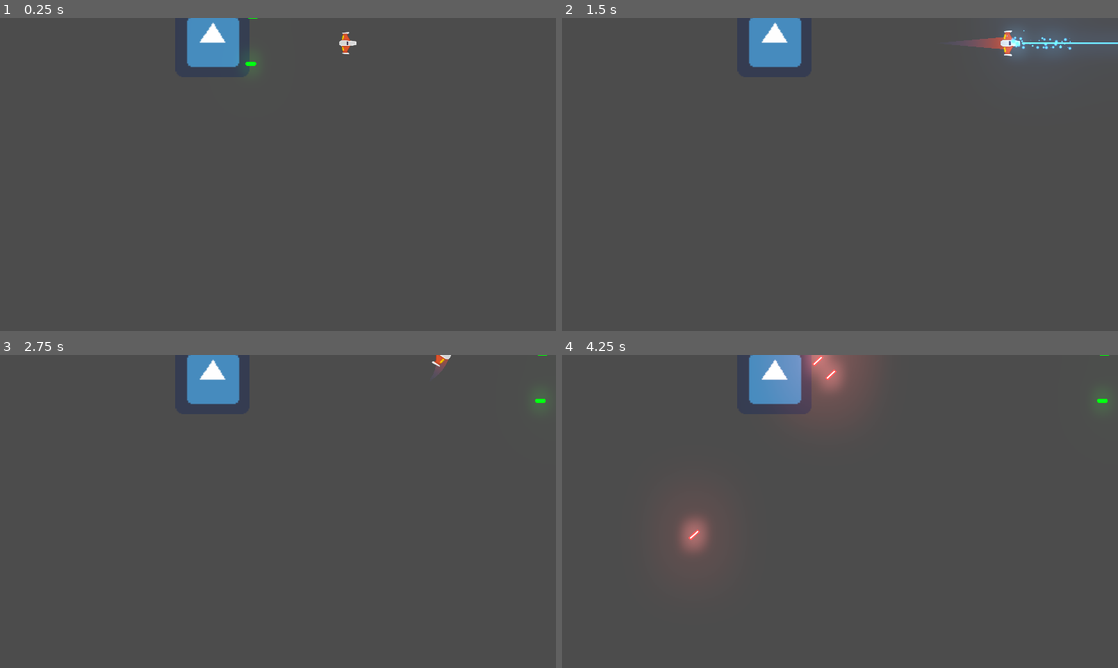
Above: before the commit, frames 1-4 (two rows, left to right).
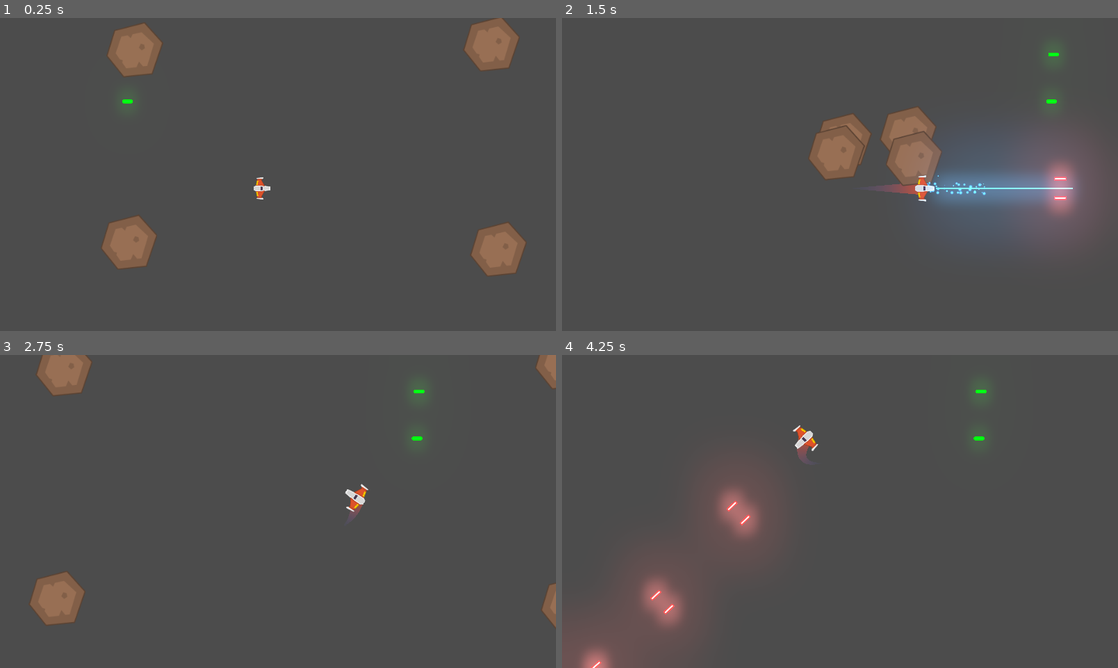
Above: after the commit, the same moments.

Repository: rominaBr/Meteoritos
Game: Godot game, scene res://Juegos/Niveles/NivelTest.tscn
Two runs of this game, one before a commit and one after it. Both use one fixed random seed, a clock stepped at 60 frames per second and the inputs below. The engine's default icon, where the game draws it, is replaced by a stand-in: a white triangle on a blue panel in a dark square.
Inputs (mouse positions are in pixels of both pictures, inside the frame that each line leads up to):
- Up to frame 1 (0.25 s): no input
- Up to frame 2 (1.5 s): move the mouse to (962, 158) at 0.52 s; press the mouse at (962, 158) at 0.53 s; hold W (mover_adelante) 0.53-1.28 s; move the mouse to (728, 190) at 1.27 s; release the mouse at (728, 190) at 1.28 s; hold S (mover_atras) from 1.28 s (still down); right-click (728, 190) at 1.35 s
- Up to frame 3 (2.75 s): move the mouse to (333, 442) at 2.02 s; release S (mover_atras) at 2.03 s; hold W (mover_adelante) from 2.03 s (still down); hold A (rotar_antihorario) from 2.03 s (still down)
- Up to frame 4 (4.25 s): move the mouse to (812, 574) at 2.77 s; release A (rotar_antihorario) at 2.78 s; tap D (rotar_horario) at 2.85 s; move the mouse to (1006, 558) at 3.52 s; release W (mover_adelante) at 3.53 s; press the mouse at (1006, 558) at 3.53 s; hold S (mover_atras) from 3.53 s (still down); tap Middle mouse button (escudo) at 4.15 s

The runs differ from the first frame. In frame 1, 6.6% of the frame differs, in the area x 18-95%, y 0-83%; in frame 2, 13%, in the area x 33-100%, y 0-68%; in frame 3, 4.6%; in frame 4, 8.9%.

Commit message:
Meteorito

Diff:
--- a/Juegos/Autoloads/Eventos.gd
+++ b/Juegos/Autoloads/Eventos.gd
@@ -2,3 +2,4 @@
 
 signal disparo(proyectil)
 signal nave_destruida(posicion, explosiones)
+signal spawn_meteorito(posicion, direccion)
--- /dev/null
+++ b/Juegos/Meteoritos/Meteorito.gd
@@ -0,0 +1,15 @@
+class_name Meteorito
+extends RigidBody2D
+
+## Atributos Export
+export var vel_lineal_base:Vector2 = Vector2(300.0, 300.0)
+export var vel_ang_base:float = 3.0
+
+## Métodos
+func _ready() -> void:
+	angular_damp = vel_ang_base
+
+## Constructor
+func crear(pos: Vector2, dir: Vector2) -> void:
+	position = pos
+	linear_velocity = vel_lineal_base * dir
--- /dev/null
+++ b/Juegos/Meteoritos/Meteorito.tscn
@@ -0,0 +1,23 @@
+[gd_scene load_steps=4 format=2]
+
+[ext_resource path="res://Juegos/Meteoritos/meteorito.png" type="Texture" id=1]
+[ext_resource path="res://Juegos/Naves/Player/MaterialFisico.tres" type="PhysicsMaterial" id=2]
+[ext_resource path="res://Juegos/Meteoritos/Meteorito.gd" type="Script" id=3]
+
+[node name="Meteorito" type="RigidBody2D"]
+collision_layer = 4
+collision_mask = 31
+physics_material_override = ExtResource( 2 )
+gravity_scale = 0.0
+linear_damp = 0.0
+angular_damp = 0.0
+script = ExtResource( 3 )
+
+[node name="Sprite" type="Sprite" parent="."]
+position = Vector2( 89.5, -88.5 )
+scale = Vector2( 2, 2 )
+z_index = 30
+z_as_relative = false
+texture = ExtResource( 1 )
+
+[node name="CollisionShape2D" type="CollisionShape2D" parent="."]
--- /dev/null
+++ b/Juegos/Meteoritos/MeteoritoSpawner.gd
@@ -0,0 +1,11 @@
+class_name MeteoritoSpawner
+extends Position2D
+
+export var direccion:Vector2 = Vector2(1, 1)
+
+func _ready() -> void:
+	yield(owner, "ready")
+	spawner_meteorito()
+
+func spawner_meteorito() -> void:
+	Eventos.emit_signal("spawn_meteorito", global_position, direccion)
--- /dev/null
+++ b/Juegos/Meteoritos/MeteoritoSpawner.tscn
@@ -0,0 +1,6 @@
+[gd_scene load_steps=2 format=2]
+
+[ext_resource path="res://Juegos/Meteoritos/MeteoritoSpawner.gd" type="Script" id=1]
+
+[node name="MeteoritoSpawner" type="Position2D"]
+script = ExtResource( 1 )
--- a/Juegos/Naves/Player/Escudo.gd
+++ b/Juegos/Naves/Player/Escudo/Escudo.gd
@@ -40,6 +40,7 @@
 	esta_activado = false
 	controlar_colisionador(true)
 	$AnimationPlayer.play_backwards("activando")
+	$AudioStreamPlayer.stop()
 
 ## Señales Internas
 func _on_AnimationPlayer_animation_finished(anim_name: String) -> void:
--- a/Juegos/Naves/Player/Escudo.tscn
+++ b/Juegos/Naves/Player/Escudo/Escudo.tscn
@@ -1,10 +1,10 @@
 [gd_scene load_steps=10 format=2]
 
-[ext_resource path="res://Juegos/Naves/Player/Escudo3.png" type="Texture" id=1]
-[ext_resource path="res://Juegos/Naves/Player/Escudo2.png" type="Texture" id=2]
-[ext_resource path="res://Juegos/Naves/Player/Escudo1.png" type="Texture" id=3]
-[ext_resource path="res://Juegos/Naves/Player/escudoSFX.ogg" type="AudioStream" id=4]
-[ext_resource path="res://Juegos/Naves/Player/Escudo.gd" type="Script" id=5]
+[ext_resource path="res://Juegos/Naves/Player/Escudo/Escudo.gd" type="Script" id=1]
+[ext_resource path="res://Juegos/Naves/Player/Escudo/Escudo1.png" type="Texture" id=2]
+[ext_resource path="res://Juegos/Naves/Player/Escudo/escudoSFX.ogg" type="AudioStream" id=3]
+[ext_resource path="res://Juegos/Naves/Player/Escudo/Escudo3.png" type="Texture" id=4]
+[ext_resource path="res://Juegos/Naves/Player/Escudo/Escudo2.png" type="Texture" id=5]
 
 [sub_resource type="CircleShape2D" id=1]
 radius = 71.7008
@@ -204,7 +204,7 @@
 [node name="Escudo" type="Area2D"]
 collision_layer = 0
 collision_mask = 16
-script = ExtResource( 5 )
+script = ExtResource( 1 )
 
 [node name="CollisionShape2D" type="CollisionShape2D" parent="."]
 shape = SubResource( 1 )
@@ -213,20 +213,19 @@
 visible = false
 self_modulate = Color( 4.05, 4.65, 1.74, 1 )
 rotation = 1.5708
-scale = Vector2( 1.17499, 1.17499 )
-texture = ExtResource( 1 )
+texture = ExtResource( 4 )
 
 [node name="SpriteAbriendo1" type="Sprite" parent="."]
 visible = false
 rotation = 1.5708
 scale = Vector2( 1e-05, 1e-05 )
-texture = ExtResource( 3 )
+texture = ExtResource( 2 )
 
 [node name="SpriteAbriendo2" type="Sprite" parent="."]
 visible = false
 rotation = 1.5708
 scale = Vector2( 1e-05, 1e-05 )
-texture = ExtResource( 2 )
+texture = ExtResource( 5 )
 
 [node name="AnimationPlayer" type="AnimationPlayer" parent="."]
 anims/activado = SubResource( 4 )
@@ -234,7 +233,7 @@
 anims/default = SubResource( 3 )
 
 [node name="AudioStreamPlayer" type="AudioStreamPlayer" parent="."]
-stream = ExtResource( 4 )
+stream = ExtResource( 3 )
 bus = "SFX"
 
 [connection signal="body_entered" from="." to="." method="_on_body_entered"]
--- a/Juegos/Naves/Player/Player.tscn
+++ b/Juegos/Naves/Player/Player.tscn
@@ -7,7 +7,7 @@
 [ext_resource path="res://Juegos/Proyectiles/Laser/LaserBeam2D.tscn" type="PackedScene" id=5]
 [ext_resource path="res://Juegos/Naves/Player/Estela/Trail2D.tscn" type="PackedScene" id=6]
 [ext_resource path="res://Juegos/Naves/Player/Motor/MotorSFX.tscn" type="PackedScene" id=7]
-[ext_resource path="res://Juegos/Naves/Player/Escudo.tscn" type="PackedScene" id=8]
+[ext_resource path="res://Juegos/Naves/Player/Escudo/Escudo.tscn" type="PackedScene" id=8]
 
 [sub_resource type="CircleShape2D" id=1]
 radius = 37.0
@@ -33,6 +33,7 @@
 
 [node name="Player" type="RigidBody2D"]
 z_index = 50
+z_as_relative = false
 collision_layer = 6
 physics_material_override = ExtResource( 2 )
 gravity_scale = 0.0
--- a/Juegos/Niveles/Nivel.gd
+++ b/Juegos/Niveles/Nivel.gd
@@ -3,9 +3,11 @@
 
 ## Atributos export
 export var explosion:PackedScene = null
+export var meteorito:PackedScene = null
 
 ## Atributos onready
 onready var contenedor_proyectiles:Node
+onready var contenedor_meteoritos:Node
 
 ## Metodos
 func _ready() -> void:
@@ -16,12 +18,18 @@
 func conectar_seniales() -> void:
 	Eventos.connect("disparo", self, "_on_disparo")
 	Eventos.connect("nave_destruida", self, "_on_nave_destruida")
+	Eventos.connect("spawn_meteorito", self, "_on_spawn_meteoritos")
 
 func crear_contenedores() -> void:
 	contenedor_proyectiles = Node.new()
 	contenedor_proyectiles.name = "ContenedorProyectiles"
 	add_child(contenedor_proyectiles)
 
+	contenedor_meteoritos = Node.new()
+	contenedor_meteoritos.name = "ContenedorMeteoritos"
+	add_child(contenedor_meteoritos)
+
+## Conexión señales externas
 func _on_disparo(proyectil:Proyectil) -> void:
 	add_child(proyectil)
 
@@ -31,3 +39,11 @@
 		new_explosion.global_position = posicion
 		add_child(new_explosion)
 		yield(get_tree().create_timer(0.6),"timeout")
+
+func _on_spawn_meteoritos(pos_spawn: Vector2, dir_meteorito: Vector2) -> void:
+	var new_meteorito:Meteorito = meteorito.instance()
+	new_meteorito.crear(
+		pos_spawn,
+		dir_meteorito
+	)
+	contenedor_meteoritos.add_child(new_meteorito)
--- a/Juegos/Niveles/NivelTest.tscn
+++ b/Juegos/Niveles/NivelTest.tscn
@@ -1,20 +1,41 @@
-[gd_scene load_steps=6 format=2]
+[gd_scene load_steps=8 format=2]
 
 [ext_resource path="res://Juegos/Naves/Player/Player.tscn" type="PackedScene" id=1]
 [ext_resource path="res://Juegos/Niveles/Nivel.gd" type="Script" id=2]
 [ext_resource path="res://default_env.tres" type="Environment" id=3]
 [ext_resource path="res://Juegos/Explosiones/Explosion.tscn" type="PackedScene" id=4]
 [ext_resource path="res://Juegos/Enemigos/EnemigoDummy.tscn" type="PackedScene" id=5]
+[ext_resource path="res://Juegos/Meteoritos/Meteorito.tscn" type="PackedScene" id=6]
+[ext_resource path="res://Juegos/Meteoritos/MeteoritoSpawner.tscn" type="PackedScene" id=7]
 
 [node name="NivelTest" type="Node2D"]
 script = ExtResource( 2 )
 explosion = ExtResource( 4 )
+meteorito = ExtResource( 6 )
 
 [node name="Player" parent="." instance=ExtResource( 1 )]
-position = Vector2( 1201, 87 )
+position = Vector2( 905, 588 )
 
 [node name="WorldEnvironment" type="WorldEnvironment" parent="."]
 environment = ExtResource( 3 )
 
 [node name="EnemigoDummy" parent="." instance=ExtResource( 5 )]
-position = Vector2( 734, 77 )
+visible = false
+position = Vector2( 308, 207 )
+
+[node name="MeteoritoSpawner" parent="." instance=ExtResource( 7 )]
+position = Vector2( 1772, 956 )
+rotation = -0.261799
+direccion = Vector2( -2, -1 )
+
+[node name="MeteoritoSpawner2" parent="." instance=ExtResource( 7 )]
+position = Vector2( 216, 932 )
+direccion = Vector2( 2, -1 )
+
+[node name="MeteoritoSpawner3" parent="." instance=ExtResource( 7 )]
+position = Vector2( 236, 128 )
+direccion = Vector2( 2, 1 )
+
+[node name="MeteoritoSpawner4" parent="." instance=ExtResource( 7 )]
+position = Vector2( 1748, 108 )
+direccion = Vector2( -2, 1 )
--- a/Juegos/Proyectiles/Laser/LaserBeam2D.tscn
+++ b/Juegos/Proyectiles/Laser/LaserBeam2D.tscn
@@ -61,6 +61,8 @@
 color_ramp = SubResource( 2 )
 
 [node name="LaserBeam2D" type="RayCast2D"]
+z_index = 41
+z_as_relative = false
 enabled = true
 cast_to = Vector2( 0, 0 )
 collision_mask = 6
--- a/project.godot
+++ b/project.godot
@@ -17,12 +17,22 @@
 "base": "Area2D",
 "class": "Escudo",
 "language": "GDScript",
-"path": "res://Juegos/Naves/Player/Escudo.gd"
+"path": "res://Juegos/Naves/Player/Escudo/Escudo.gd"
 }, {
 "base": "Line2D",
 "class": "Estela",
 "language": "GDScript",
 "path": "res://Juegos/Naves/Player/Estela/Trail2D.gd"
+}, {
+"base": "RigidBody2D",
+"class": "Meteorito",
+"language": "GDScript",
+"path": "res://Juegos/Meteoritos/Meteorito.gd"
+}, {
+"base": "Position2D",
+"class": "MeteoritoSpawner",
+"language": "GDScript",
+"path": "res://Juegos/Meteoritos/MeteoritoSpawner.gd"
 }, {
 "base": "AudioStreamPlayer2D",
 "class": "Motor",
@@ -53,6 +63,8 @@
 "Canion": "",
 "Escudo": "",
 "Estela": "",
+"Meteorito": "",
+"MeteoritoSpawner": "",
 "Motor": "",
 "Nivel": "",
 "Player": "",
@@ -124,7 +136,6 @@
 disparo_secundario={
 "deadzone": 0.5,
 "events": [ Object(InputEventMouseButton,"resource_local_to_scene":false,"resource_name":"","device":0,"alt":false,"shi …(212 unchanged characters)…
-, Object(InputEventKey,"resource_local_to_scene":false,"resource_name":"","device":0,"alt":false,"shift":false,"control":false,"meta":false,"command":false,"pressed":false,"scancode":0,"physical_scancode":16777221,"unicode":0,"echo":false,"script":null)
  ]
 }
 escudo={
Binary file added: Juegos/Meteoritos/meteorito.png
Not shown, changed: Juegos/Meteoritos/meteorito.png.import
Renamed: Juegos/Naves/Player/Escudo1.png -> Juegos/Naves/Player/Escudo/Escudo1.png
Not shown, changed: Juegos/Naves/Player/Escudo/Escudo1.png.import
Renamed: Juegos/Naves/Player/Escudo2.png -> Juegos/Naves/Player/Escudo/Escudo2.png
Not shown, added: Juegos/Naves/Player/Escudo/Escudo2.png.import
Renamed: Juegos/Naves/Player/Escudo3.png -> Juegos/Naves/Player/Escudo/Escudo3.png
Not shown, changed: Juegos/Naves/Player/Escudo/Escudo3.png.import
Not shown, added: Juegos/Naves/Player/Escudo/escudoSFX.ogg.import
Not shown, removed: Juegos/Naves/Player/escudoSFX.ogg.import
Not shown, added: Juegos/Naves/Player/Escudo/escudoSFX.ogg
